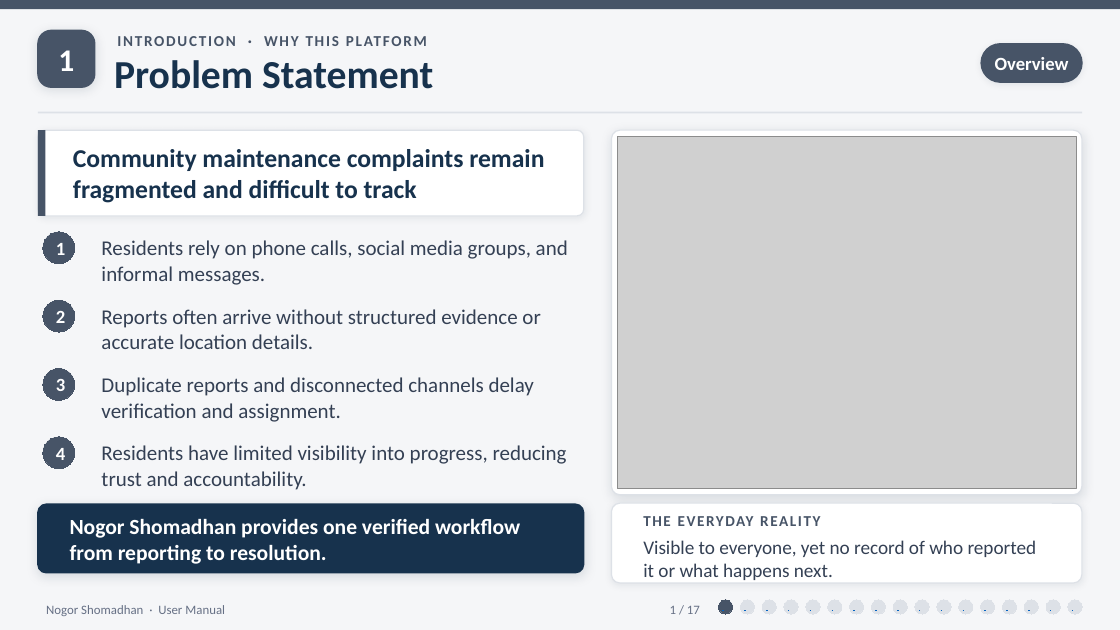
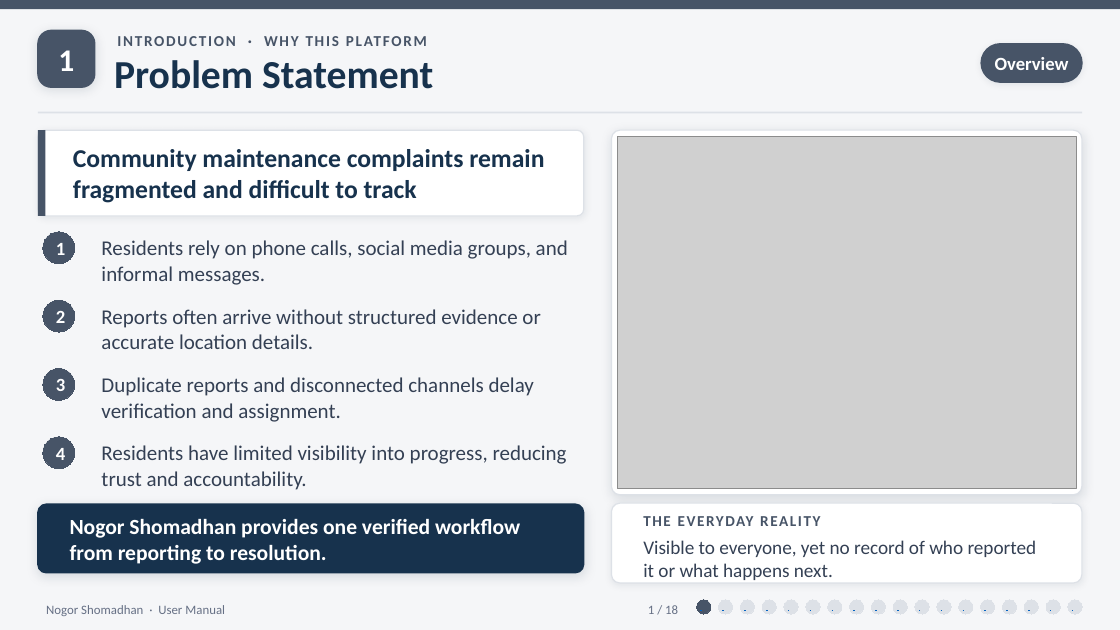
Before and after one commit to Zawadur-Rafid/NogorShomadhan, a slide deck: slide 1 of User Manual/NogorShomadhan_UserManual_Phase1.pptx. Drawn at 1120x630 pixels with LibreOffice and Linux fonts; fonts in the diff are those of the drawing; grey boxes stand for pictures. Boxes give left, top, right and bottom in pixels: in the first picture for what was removed or moved away, otherwise in the second. Text is boxed around its words. In the diff, an @@ line names an element or a change of style, - is before the commit and + after.

```diff
--- a/User Manual/NogorShomadhan_UserManual_Phase1.pptx
+++ b/User Manual/NogorShomadhan_UserManual_Phase1.pptx
@@ text at [648,605,678,614]: text changed @@
-1 / 17
+1 / 18
@@ ellipse: place and size @@
-ellipse at [718,600,733,614]
+ellipse at [697,600,711,614]
@@ ellipse added at [718,600,733,614], fill #DDE1E7, outline #DDE1E7 0.75 pt @@
```
Also in this commit, not shown: 15 other slides changed, 2 slides added, 1 slide removed, 12 other files.
